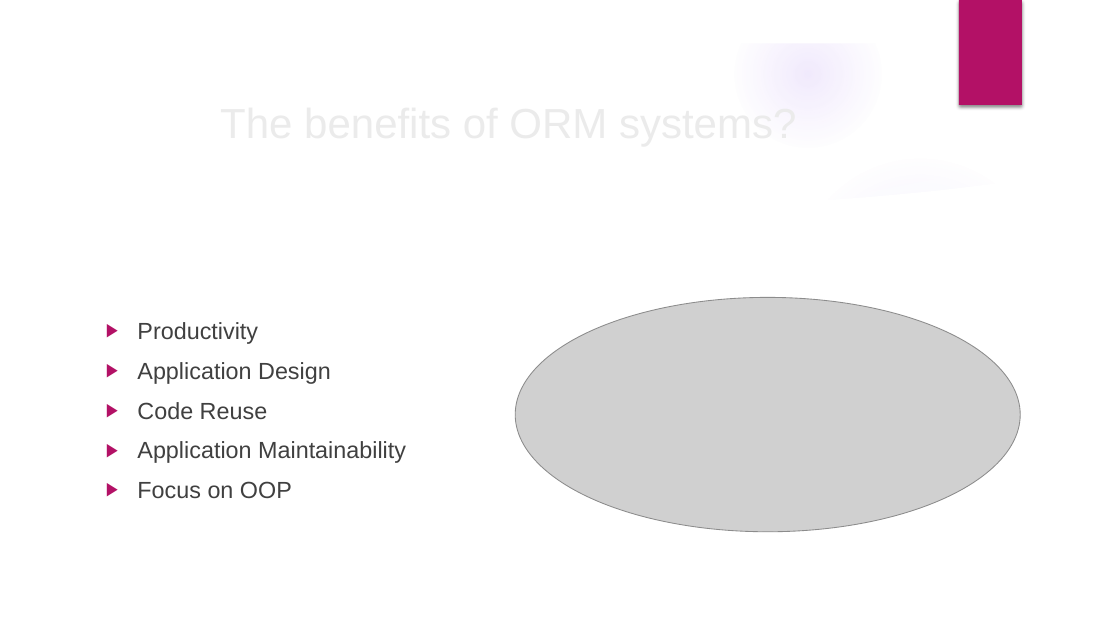
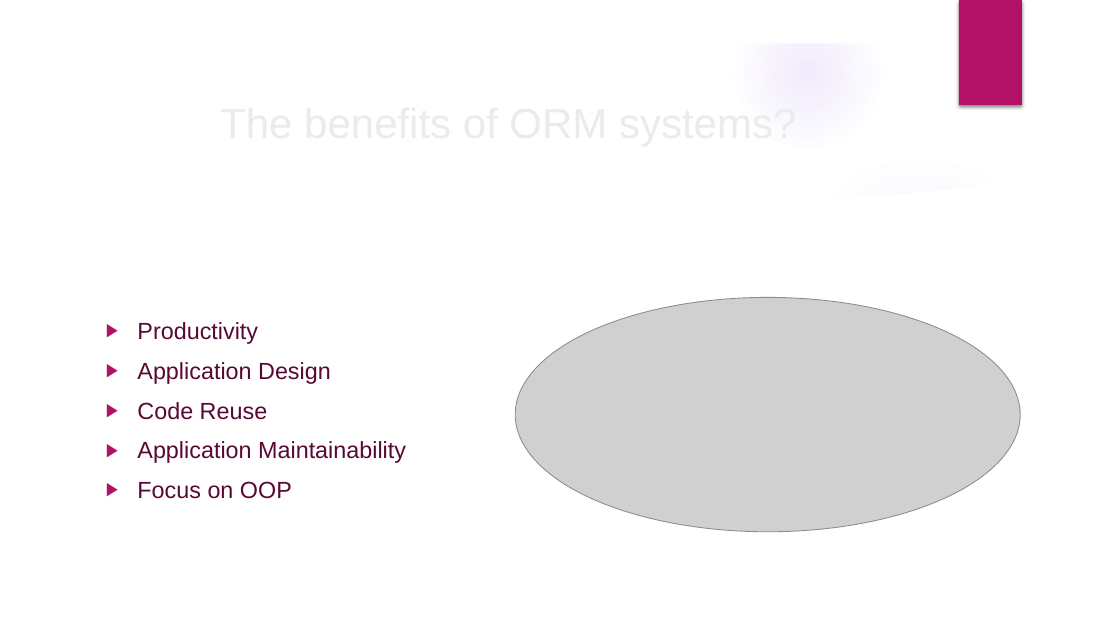
Before and after one commit to velizar92/TSK_Presentations, a slide deck: slide 14 of Databases_and_EntityFrameworkCore.pptx (slide 13 before the commit). Drawn at 1120x630 pixels with LibreOffice and Linux fonts; fonts in the diff are those of the drawing; grey boxes stand for pictures; background and template pictures are left out. Boxes give left, top, right and bottom in pixels: in the first picture for what was removed or moved away, otherwise in the second. Text is boxed around its words. In the diff, an @@ line names an element or a change of style, - is before the commit and + after.

```diff
--- a/Databases_and_EntityFrameworkCore.pptx
+++ b/Databases_and_EntityFrameworkCore.pptx
@@ text "Productivity" at bbox=[137, 322, 406, 499]: text colour #404040 to #5A0833 @@
```
Also in this commit, not shown: 5 other slides changed, 3 slides added, 1 slide removed.
